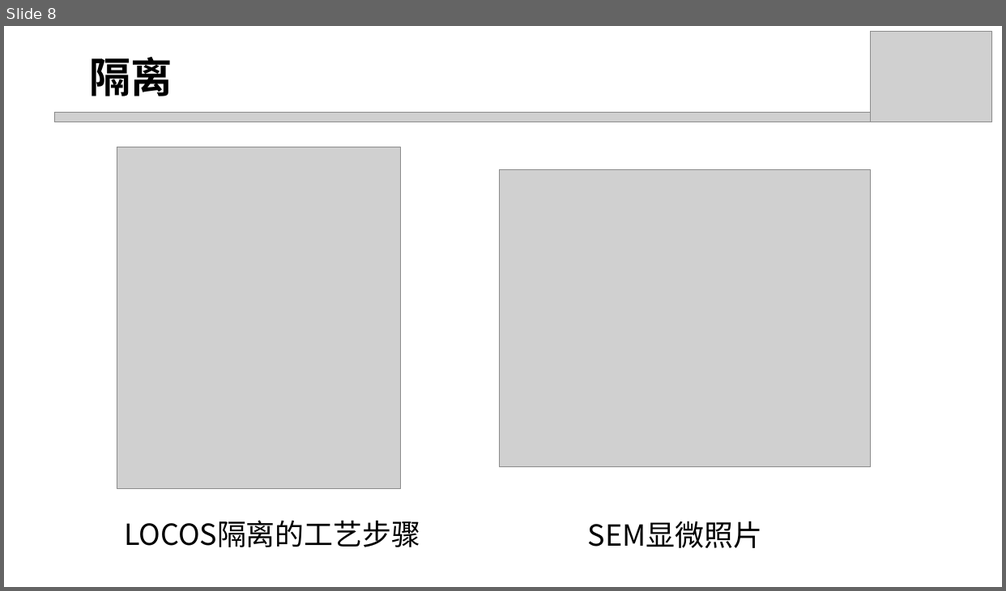
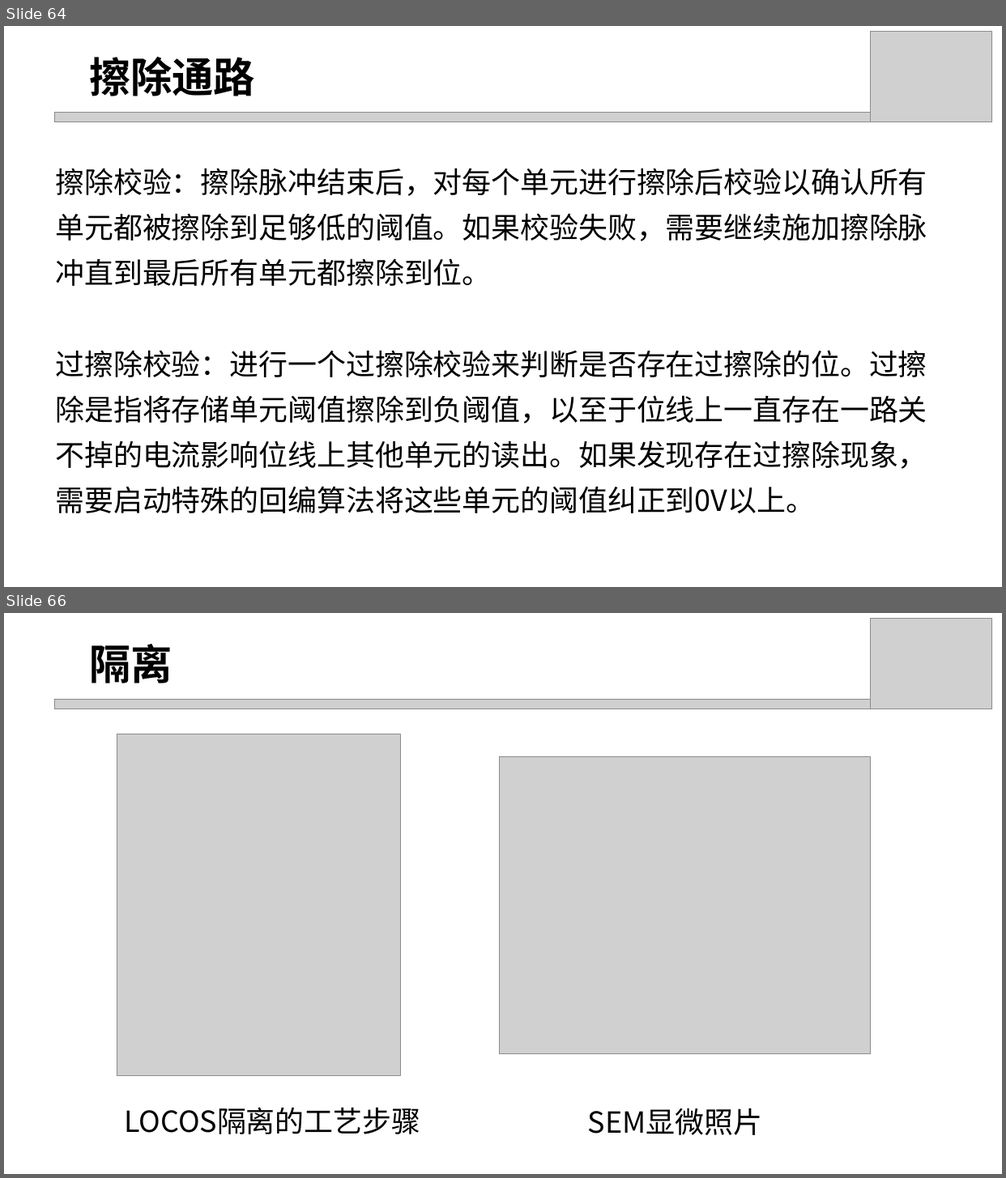
Before and after one commit to DucKlng123/flash, a slide deck: Summary/3. NOR flash.pptx. Shown one above the other, each under a label of ours: slide 8 before the commit, slides 64 and 66 after it; the slides between them are not shown. The pictures are 1006x591 and 1006x1178 pixels, drawn with LibreOffice and Linux fonts; fonts in the diff are those of the drawing; grey boxes stand for pictures. Boxes give left, top, right and bottom in pixels: in the first picture for what was removed or moved away, otherwise in the second. Text is boxed around its words. In the diff, an @@ line names an element or a change of style, - is before the commit and + after.

```diff
--- a/Summary/3. NOR flash.pptx
+++ b/Summary/3. NOR flash.pptx
@@ slide 64 added at (4, 26, 1002, 587), background #FFFFFF @@
@@ picture added at (870, 31, 991, 122) @@
@@ text added at (89, 57, 255, 96), 40 pt, text #000000, bold @@
+擦除通路
@@ picture added at (54, 112, 880, 122) @@
@@ text added at (55, 168, 927, 514), 28 pt, text #000000 @@
+擦除校验：擦除脉冲结束后，对每个单元进行擦除后校验以确认所有单元都被擦除到足够低的阈值。如果校验失败，需要继续施加擦除脉冲直到最后所有单元都擦除到位。
+过擦除校验：进行一个过擦除校验来判断是否存在过擦除的位。过擦除是指将存储单元阈值擦除到负阈值，以至于位线上一直存在一路关不掉的电流影响位线上其他单元的读出。如果发现存在过擦除现象，需要启动特殊的回编算法将这些单元的阈值纠正到0V以上。
@@ what was slide 8 is now slide 66 @@
```
Also in this commit, not shown: 1 slide changed, 62 other slides added, 5 slides removed, 2 other files.
